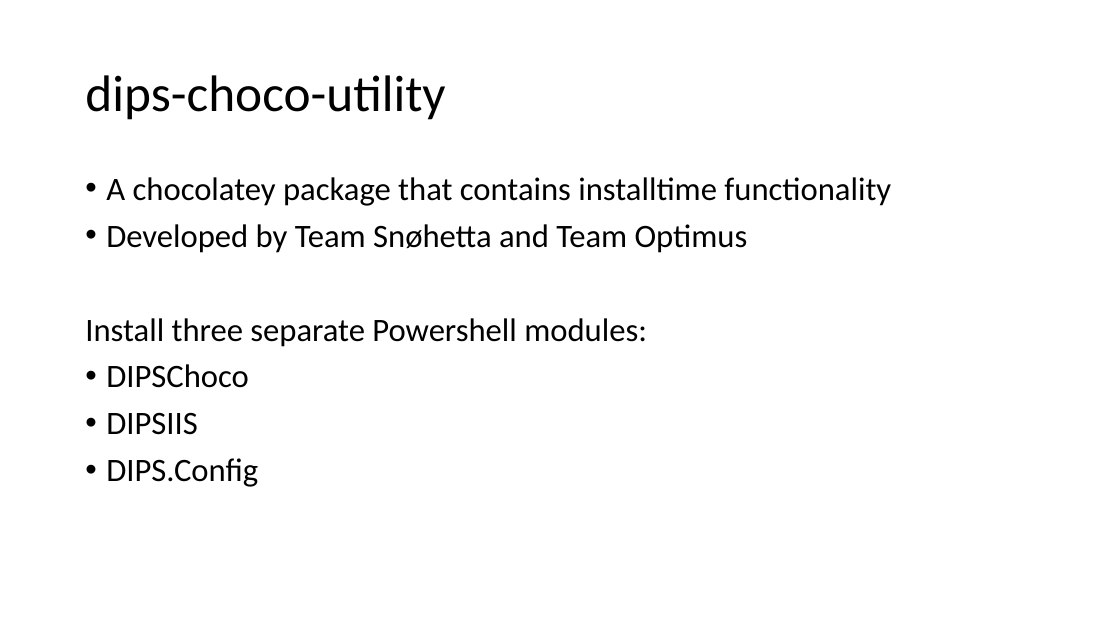
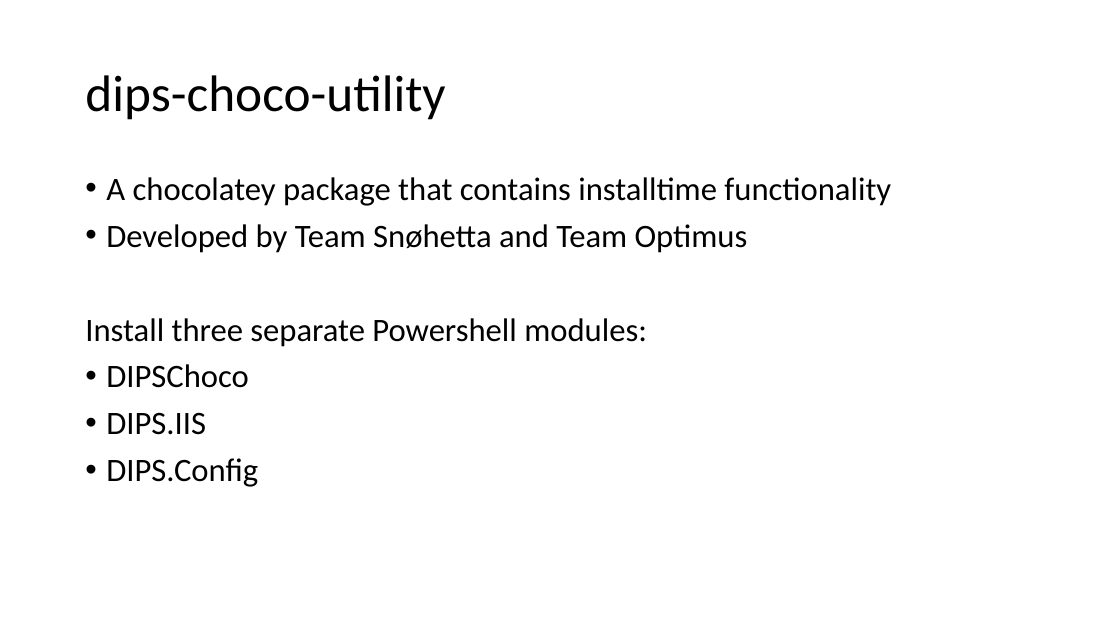
Before and after one commit to DIPSAS/InstallationTech, a slide deck: slide 32 of docs/InstallationCourse.pptx (slide 30 before the commit). Drawn at 1120x630 pixels with LibreOffice and Linux fonts; fonts in the diff are those of the drawing. Boxes give left, top, right and bottom in pixels: in the first picture for what was removed or moved away, otherwise in the second. Text is boxed around its words. In the diff, an @@ line names an element or a change of style, - is before the commit and + after.

```diff
--- a/docs/InstallationCourse.pptx
+++ b/docs/InstallationCourse.pptx
@@ text at [106, 412, 206, 435]: text changed @@
-• DIPSIIS
+• DIPS.IIS
```
Also in this commit, not shown: 6 other slides changed, 3 slides added, 1 slide removed.
